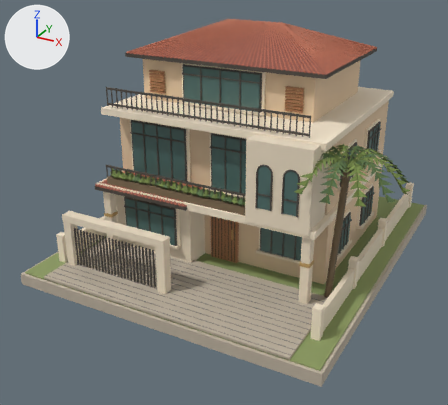
Before and after pictures for a commit that changed the Blender file design/courtyard-villa.blend.
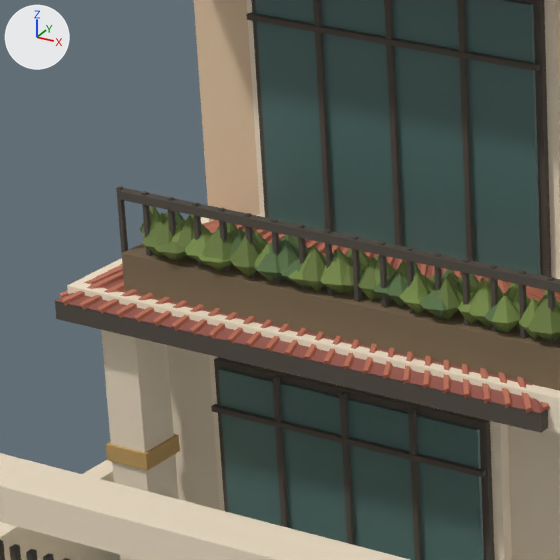
Each version appears first whole from a 50 mm camera at (11.39, -22.82, 12.84) aimed at (-0.35, -1.48, 2.17), and next in a close-up on the part from 19% to 42% of the width and 32% to 58% of the height. Lighting does not change. The marker at upper left points along +X, +Y and +Z. The older version's two pictures come first.

Names of what the first close-up shows: 'brass', 'bronze', 'clay', 'earth', 'glass', 'leaf', 'limestone', 'palm', 'sage', 'stucco', 'tile', 'trim'.
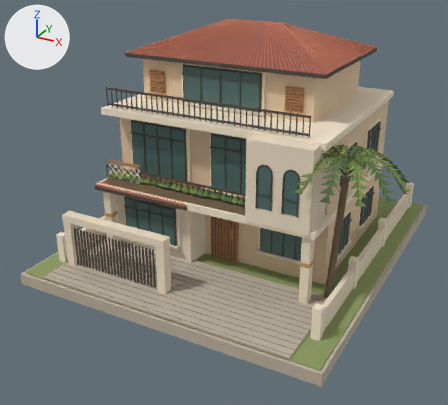
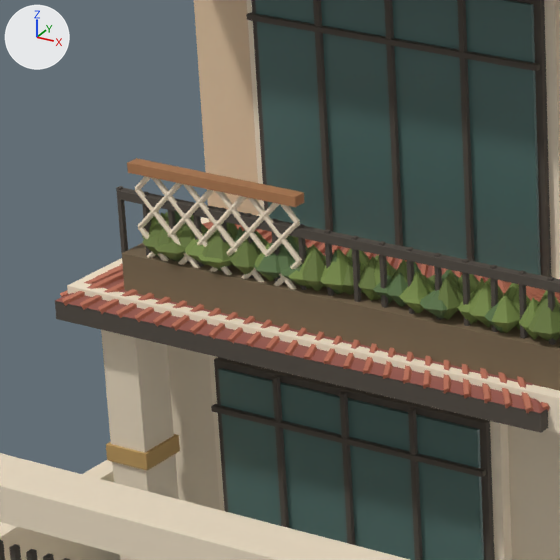
The change, as a list of edits to the scene's bpy script:
```text
Change me_limestone:
    used by ob_limestone; location = (0.0, 0.0, 0.0)
    remove me_limestone.from_pydata(...)  # 144 vertices, 108 faces; spans x -5.74..5.74, y -6.14..6.9, z 0.03..6.41
    add me_limestone.from_pydata(...)  # 864 vertices, 588 faces; spans x -5.74..5.74, y -6.14..6.9, z 0.03..6.41
    me_limestone part 1: 720 vertices added at x -4.2..-2.68, y -4.18..-4.14, z 3.26..4.22
Change me_oak:
    used by ob_oak; location = (0.0, 0.0, 0.0)
    remove me_oak.from_pydata(...)  # 136 vertices, 102 faces; spans x -3.79..3.08, y -2.54..-1.56, z 0.04..7.51
    add me_oak.from_pydata(...)  # 144 vertices, 108 faces; spans x -4.22..3.08, y -4.22..-1.56, z 0.04..7.51
    me_oak part 2: a new loose piece, a box spanning x -4.22..-2.66, y -4.218..-4.102, z 4.195..4.275, in mat_oak (brown #ad7950)
```

Where the change shows, as pixel boxes [x1, y1, x2, y2] in the close-ups (560 x 560 px):
'limestone', reshaped: before [0, 214, 560, 560]; after [0, 176, 560, 560]
'oak', reshaped (not visible before): after [127, 158, 304, 207]
part 1 of me_limestone, added (beige): after [135, 176, 302, 289]
